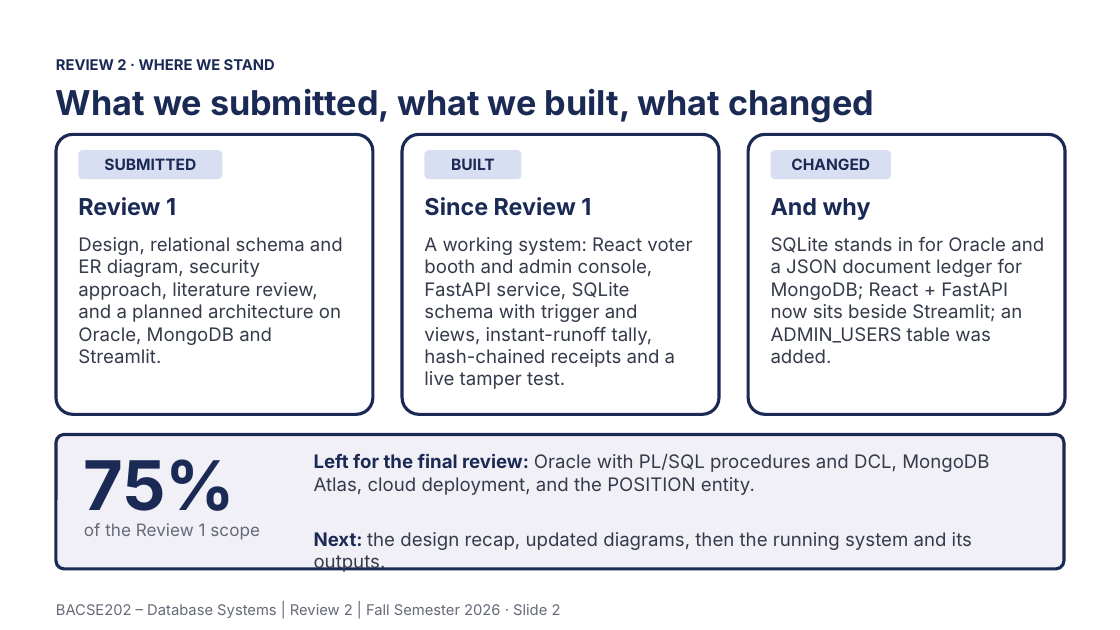
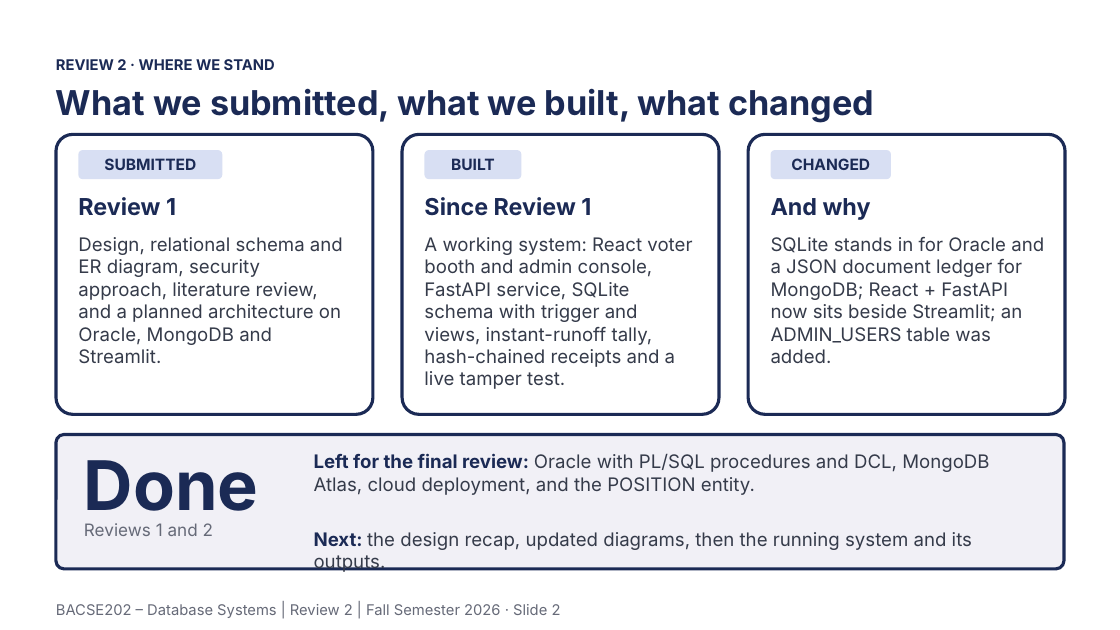
Before and after one commit to Tharakeshtj/polyvote-election-platform, a slide deck: slide 2 of docs/PolyVote_Review3_Final.pptx. Drawn at 1120x630 pixels with LibreOffice and Linux fonts; fonts in the diff are those of the drawing; background and template pictures are left out. Boxes give left, top, right and bottom in pixels: in the first picture for what was removed or moved away, otherwise in the second. Text is boxed around its words. In the diff, an @@ line names an element or a change of style, - is before the commit and + after.

```diff
--- a/docs/PolyVote_Review3_Final.pptx
+++ b/docs/PolyVote_Review3_Final.pptx
@@ text at [84,460,259,525]: text changed @@
-75%
+Done
@@ text at [84,523,213,536]: text changed @@
-of the Review 1 scope
+Reviews 1 and 2
```
Also in this commit, not shown: 2 other slides changed, 3 other files.
